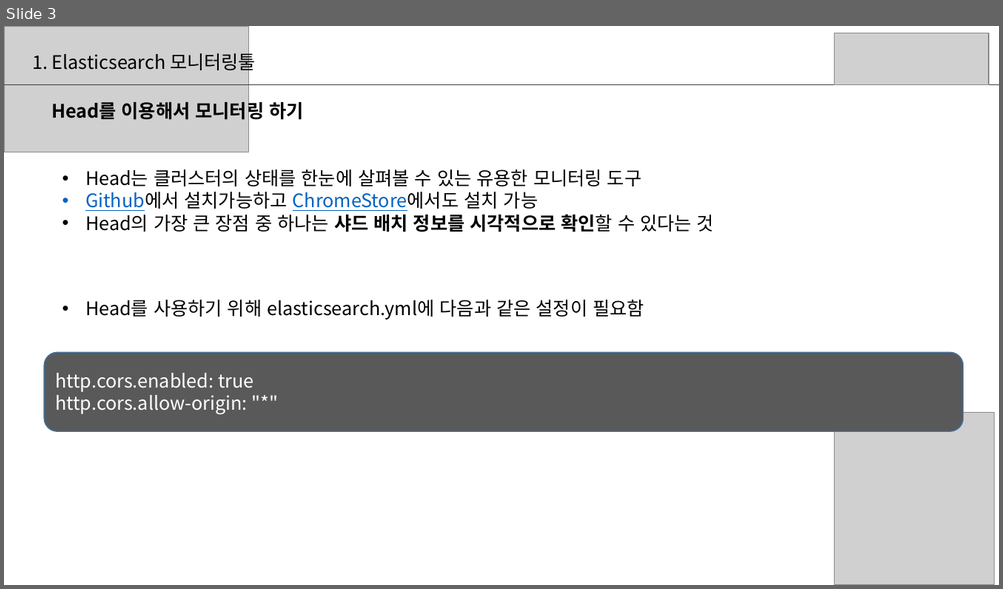
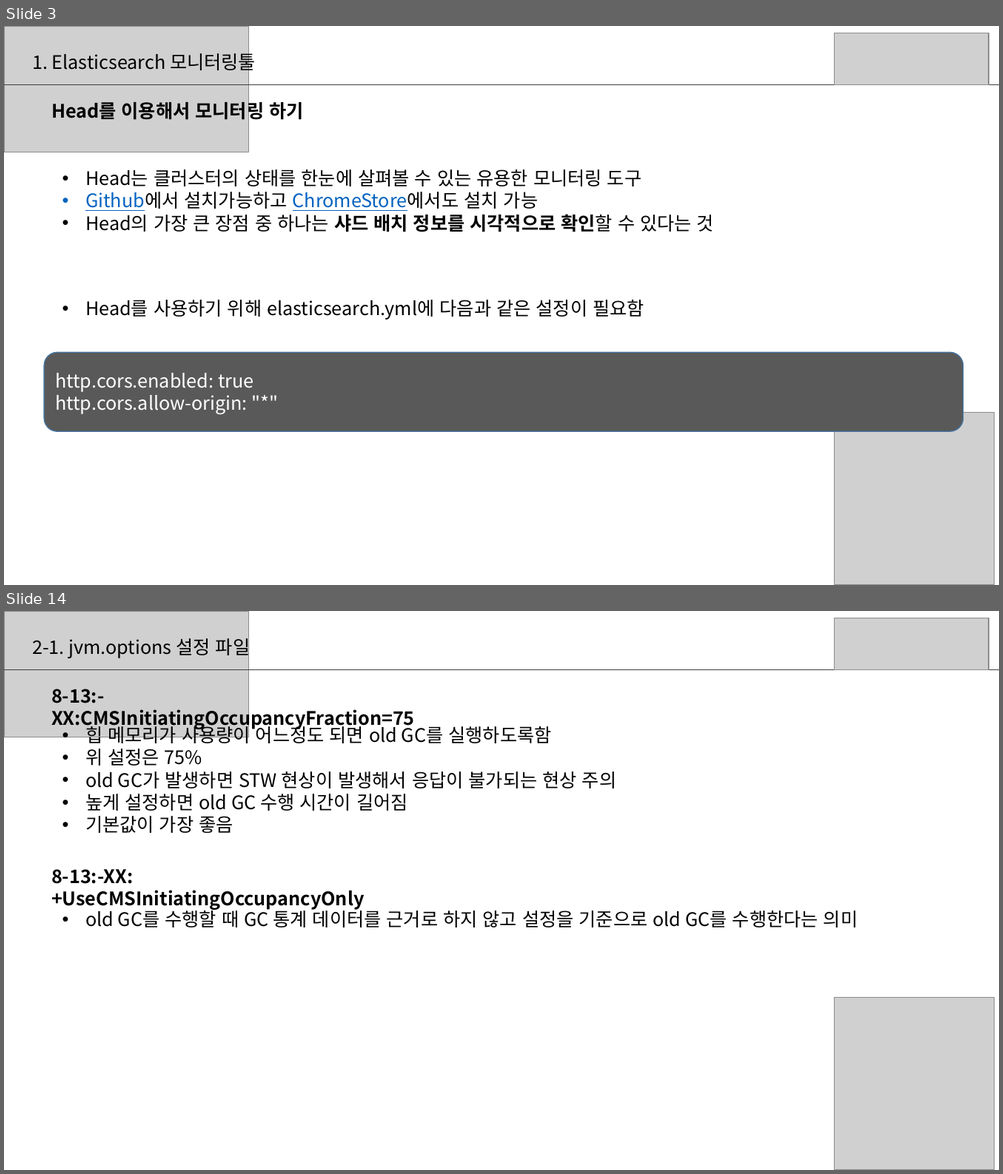
Before and after one commit to sup2is/dev-note, a slide deck: study/elasticsearch/Elasticsearch스터디2주차자료.pptx. Shown one above the other, each under a label of ours: slide 3 before the commit, slides 3 and 14 after it; the slides between them are not shown. The pictures are 1003x589 and 1003x1174 pixels, drawn with LibreOffice and Linux fonts; fonts in the diff are those of the drawing; grey boxes stand for pictures. Boxes give left, top, right and bottom in pixels: in the first picture for what was removed or moved away, otherwise in the second. Text is boxed around its words. In the diff, an @@ line names an element or a change of style, - is before the commit and + after.

```diff
--- a/study/elasticsearch/Elasticsearch스터디2주차자료.pptx
+++ b/study/elasticsearch/Elasticsearch스터디2주차자료.pptx
@@ slide 14 added at [4,611,999,1170], background #FFFFFF @@
@@ picture added at [4,611,249,737] @@
@@ picture added at [834,618,988,669] @@
@@ text added at [32,635,250,658], 18 pt, text #000000 @@
+2-1. jvm.options 설정 파일
@@ line added from (4, 670) to (999, 670), #404040 0.5 pt @@
@@ text added at [51,689,415,729], 18 pt, text #000000, bold @@
+8-13:-XX:CMSInitiatingOccupancyFraction=75
@@ text added at [85,723,616,833], 18 pt, text #000000 @@
+• 힙 메모리가 사용량이 어느정도 되면 old GC를 실행하도록함
+• 위 설정은 75%
+• old GC가 발생하면 STW 현상이 발생해서 응답이 불가되는 현상 주의
+• 높게 설정하면 old GC 수행 시간이 길어짐
+• 기본값이 가장 좋음
@@ text added at [51,869,364,910], 18 pt, text #000000, bold @@
+8-13:-XX:+UseCMSInitiatingOccupancyOnly
@@ text added at [85,907,857,928], 18 pt, text #000000 @@
+• old GC를 수행할 때 GC 통계 데이터를 근거로 하지 않고 설정을 기준으로 old GC를 수행한다는 의미
@@ picture added at [834,998,994,1170] @@
```
Also in this commit, not shown: 6 slides changed, 30 other slides added.
